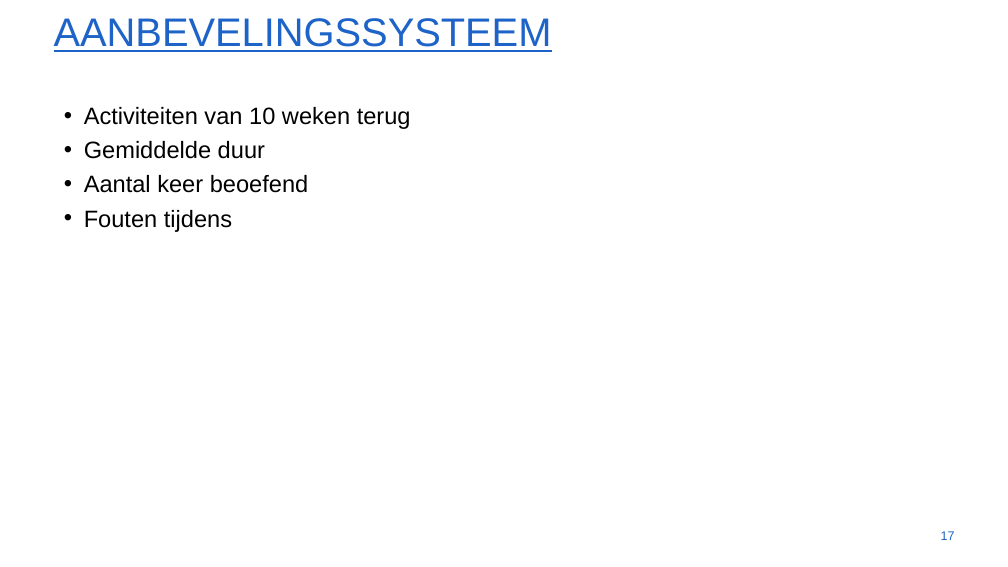
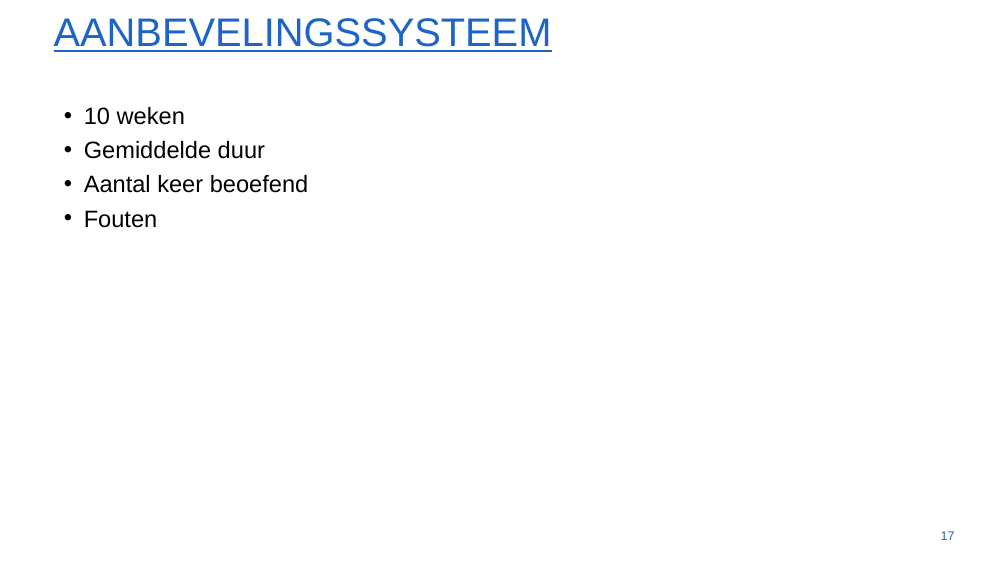
Before and after one commit to ethienpont/Ontwerp-en-ontwikkeling-van-een-Android-gezondheidsapplicatie-gefocust-op-rope-skipping, a slide deck: slide 17 of presentatie - 19 april.pptx. Drawn at 1008x567 pixels with LibreOffice and Linux fonts; fonts in the diff are those of the drawing; background and template pictures are left out. Boxes give left, top, right and bottom in pixels: in the first picture for what was removed or moved away, otherwise in the second. Text is boxed around its words. In the diff, an @@ line names an element or a change of style, - is before the commit and + after.

```diff
--- a/presentatie - 19 april.pptx
+++ b/presentatie - 19 april.pptx
@@ text at (84, 107, 185, 125): text changed @@
-• Activiteiten van 10 weken terug
+• 10 weken
@@ text at (84, 210, 158, 228): text changed @@
-• Fouten tijdens
+• Fouten
```
Also in this commit, not shown: 54 other files.
